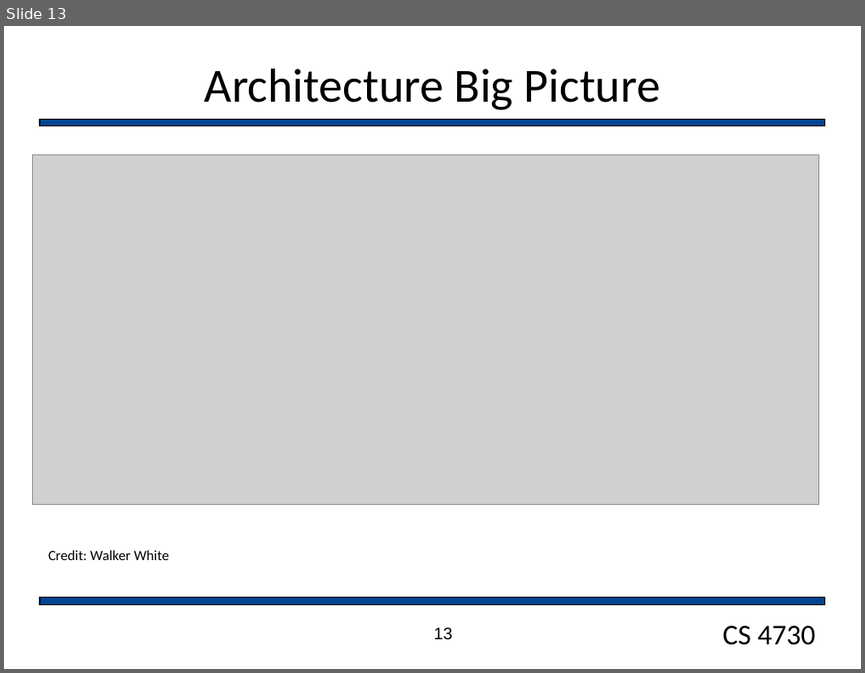
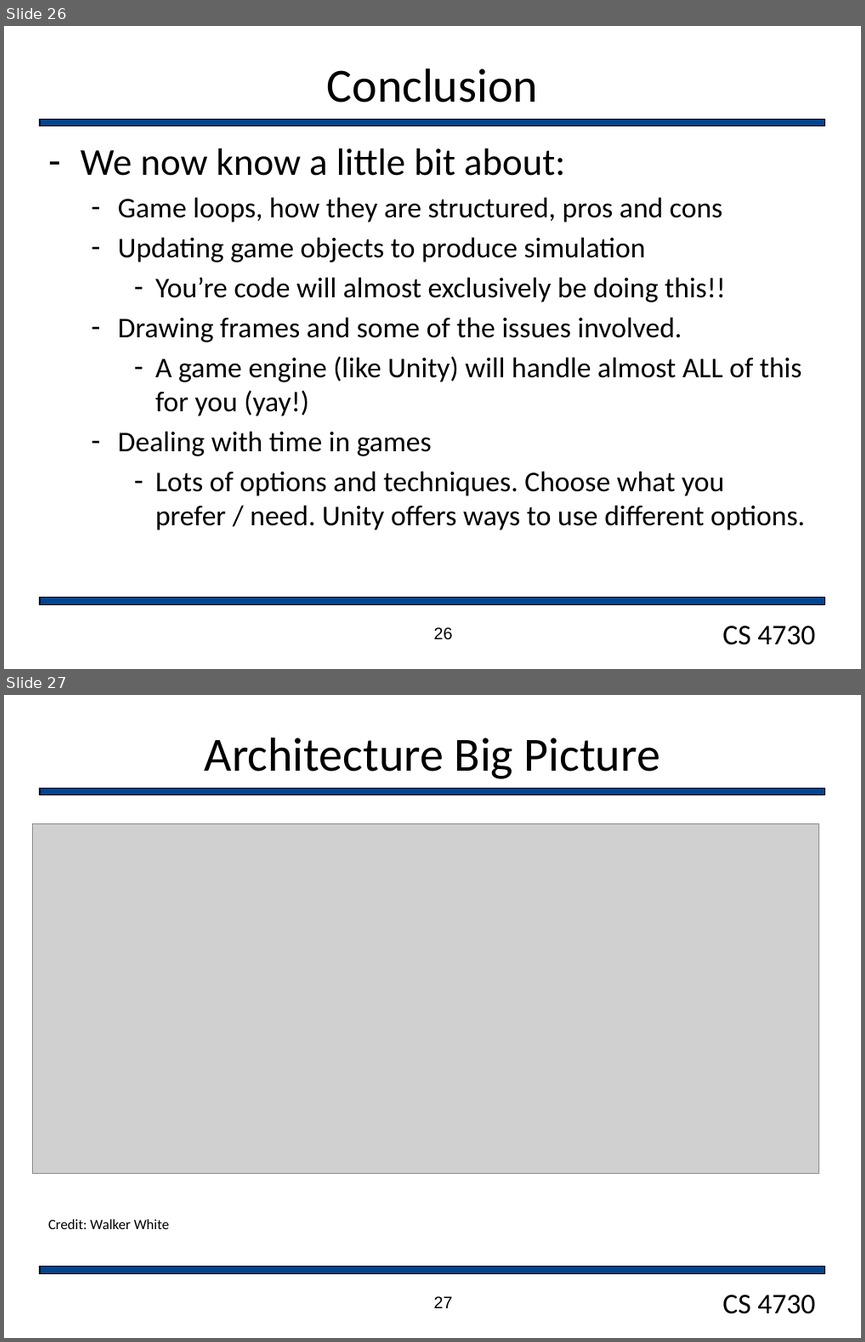
Before and after one commit to markfloryan/gamedesign, a slide deck: slides/GameArchitecture.pptx. Shown one above the other, each under a label of ours: slide 13 before the commit, slides 26 and 27 after it. The pictures are 865x673 and 865x1342 pixels, drawn with LibreOffice and Linux fonts; fonts in the diff are those of the drawing; grey boxes stand for pictures; background and template pictures are left out. Boxes give left, top, right and bottom in pixels: in the first picture for what was removed or moved away, otherwise in the second. Text is boxed around its words. In the diff, an @@ line names an element or a change of style, - is before the commit and + after.

Commit message:
new game loop slides. Announcements

```diff
--- a/slides/GameArchitecture.pptx
+++ b/slides/GameArchitecture.pptx
@@ slide 26 added at [4, 26, 861, 669], background #FFFFFF; not listed: 3 template elements that a slide beside it also shows @@
@@ title added at [327, 68, 538, 102], 40 pt, text #000000 @@
+Conclusion
@@ text added at [80, 148, 805, 530], 24 pt, text #000000 @@
+– We now know a little bit about:
+  – Game loops, how they are structured, pros and cons
+  – Updating game objects to produce simulation
+    – You’re code will almost exclusively be doing this!!
+  – Drawing frames and some of the issues involved.
+    – A game engine (like Unity) will handle almost ALL of this for you (yay!)
+  – Dealing with time in games
+    – Lots of options and techniques. Choose what you prefer / need. Unity offers ways to use different options.
@@ page number added at [434, 627, 453, 640], 14 pt, text #000000 @@
+26
@@ what was slide 13 is now slide 27 @@
@@ page number at [434, 1296, 453, 1308]: text changed @@
-13
+27
```
Also in this commit, not shown: 7 slides changed, 13 other slides added, 3 other files.
